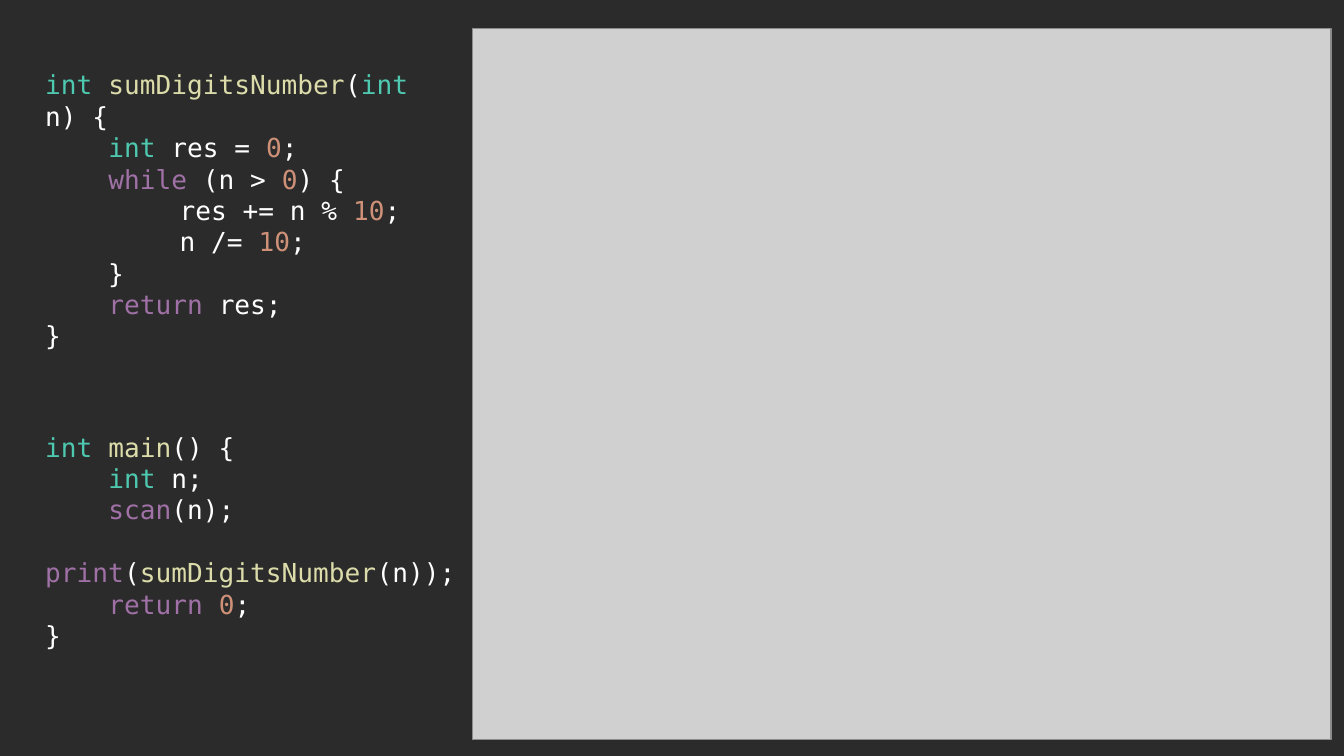
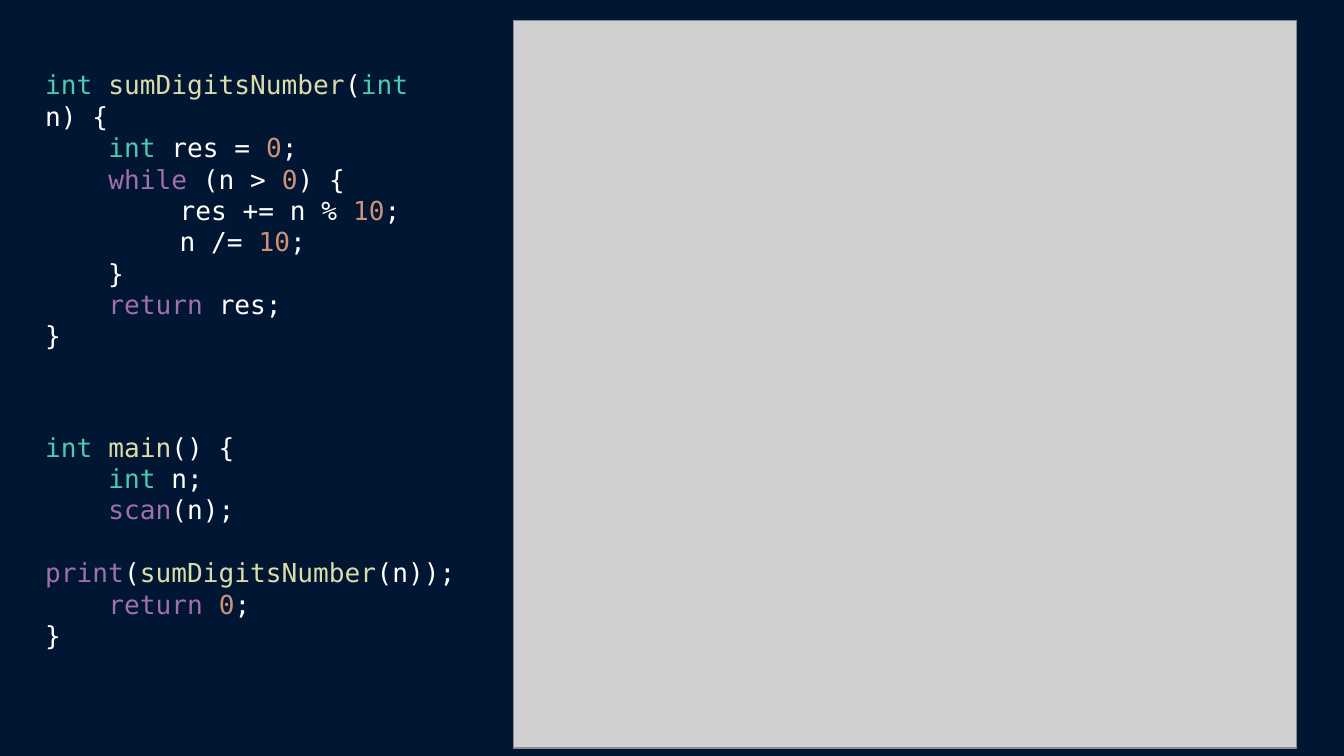
Before and after one commit to midnsun/mp2-2024-lab7-interpretator, a slide deck: slide 10 of Презентация_лабораторная_Интерпретатор_Загрядсков_Максим_Болтенков_Станислав_3823Б1ПМ1_1.pptx. Drawn at 1344x756 pixels with LibreOffice and Linux fonts; fonts in the diff are those of the drawing; grey boxes stand for pictures; background and template pictures are left out; a plain dark background stands for a picture behind light text. Boxes give left, top, right and bottom in pixels: in the first picture for what was removed or moved away, otherwise in the second. Text is boxed around its words. In the diff, an @@ line names an element or a change of style, - is before the commit and + after.

```diff
--- a/Презентация_лабораторная_Интерпретатор_Загрядсков_Максим_Болтенков_Станислав_3823Б1ПМ1_1.pptx
+++ b/Презентация_лабораторная_Интерпретатор_Загрядсков_Максим_Болтенков_Станислав_3823Б1ПМ1_1.pptx
@@ background picture (left out) to #001633 @@
@@ picture: place and size @@
-picture at (473, 28, 1332, 739)
+picture at (513, 20, 1297, 747)
```
